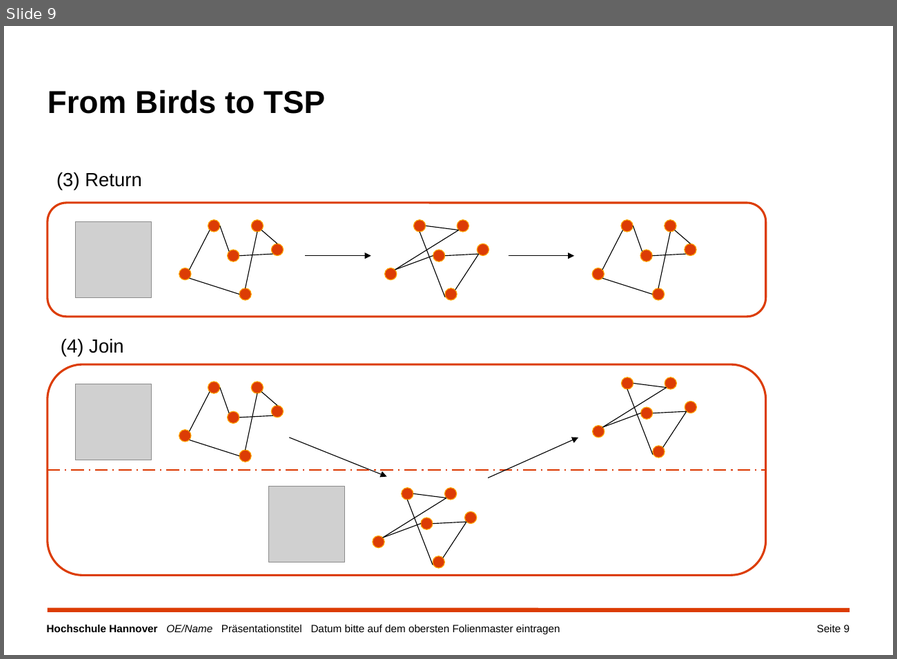
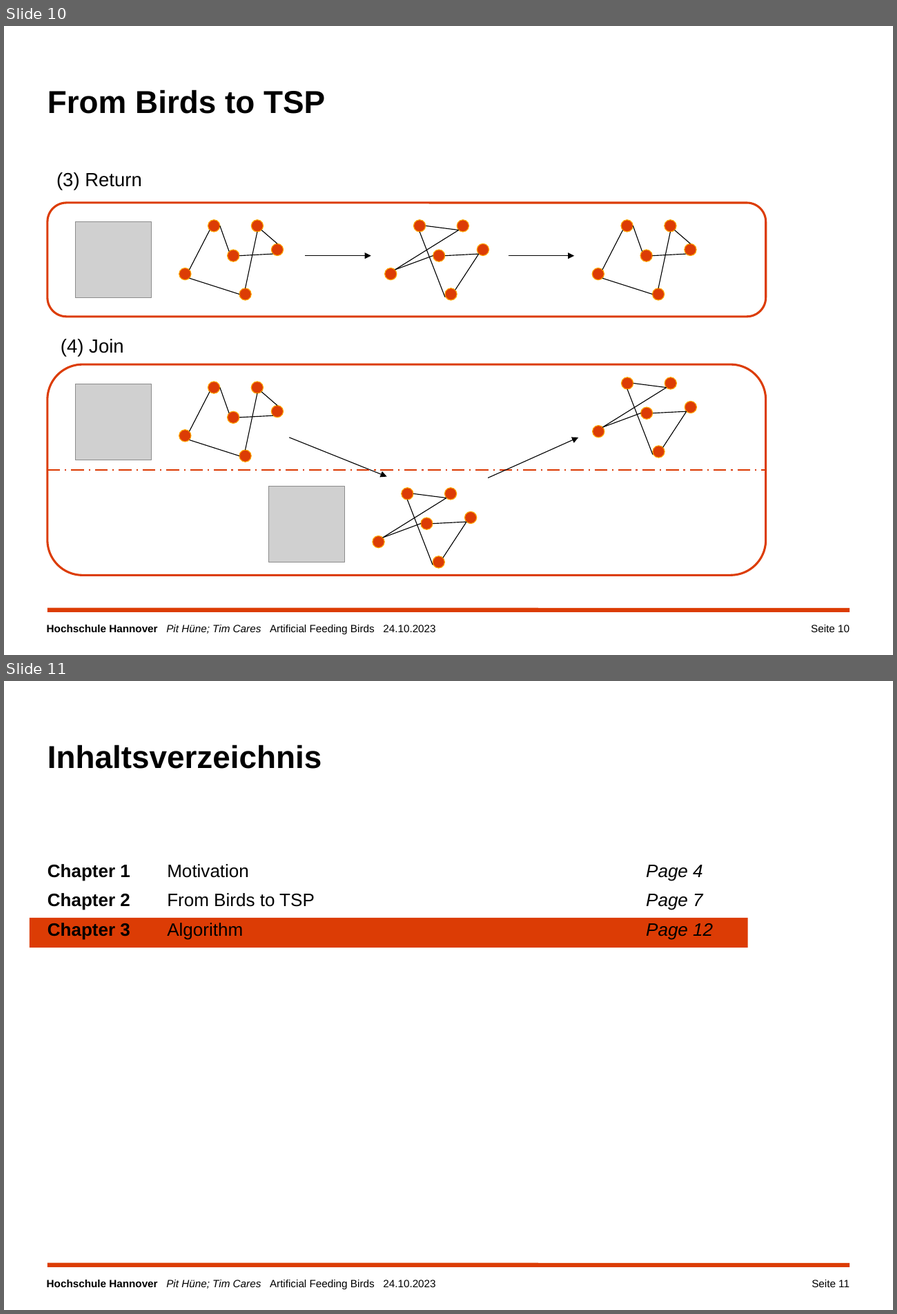
Before and after one commit to TimCares/AFB-Metaheuristic, a slide deck: doc/algorithm.pptx. Shown one above the other, each under a label of ours: slide 9 before the commit, slides 10 and 11 after it. The pictures are 897x659 and 897x1314 pixels, drawn with LibreOffice and Linux fonts; fonts in the diff are those of the drawing; grey boxes stand for pictures; background and template pictures are left out. Boxes give left, top, right and bottom in pixels: in the first picture for what was removed or moved away, otherwise in the second. Text is boxed around its words. In the diff, an @@ line names an element or a change of style, - is before the commit and + after.

```diff
--- a/doc/algorithm.pptx
+++ b/doc/algorithm.pptx
@@ slide 11 added at <box>4,681,893,1310</box>, background #FFFFFF; not listed: 2 template elements that a slide beside it also shows @@
@@ title added at <box>47,744,321,769</box>, 30 pt, text #000000, bold @@
+Inhaltsverzeichnis
@@ table added at <box>47,859,748,1235</box>, 1 rows, 3 columns @@
+Chapter 1 / Chapter 2 / Chapter 3 | Motivation / From Birds to TSP / Algorithm | Page 4 / Page 7 / Page 12
@@ rectangle added at <box>30,918,749,947</box>, fill #DC3C05 @@
@@ page number added at <box>811,1279,849,1287</box>, 10 pt, text #000000 @@
+Seite 11
@@ what was slide 9 is now slide 10 @@
@@ slide 10 changed as well @@
@@ text at <box>47,624,435,634</box>: text changed @@
-Hochschule Hannover OE/Name Präsentationstitel Datum bitte auf dem obersten Folienmaster eintragen
+Hochschule Hannover Pit Hüne; Tim Cares Artificial Feeding Birds 24.10.2023
@@ page number at <box>811,624,849,632</box>: text changed @@
-Seite 9
+Seite 10
```
Also in this commit, not shown: 14 other slides changed, 1 other slide added.
